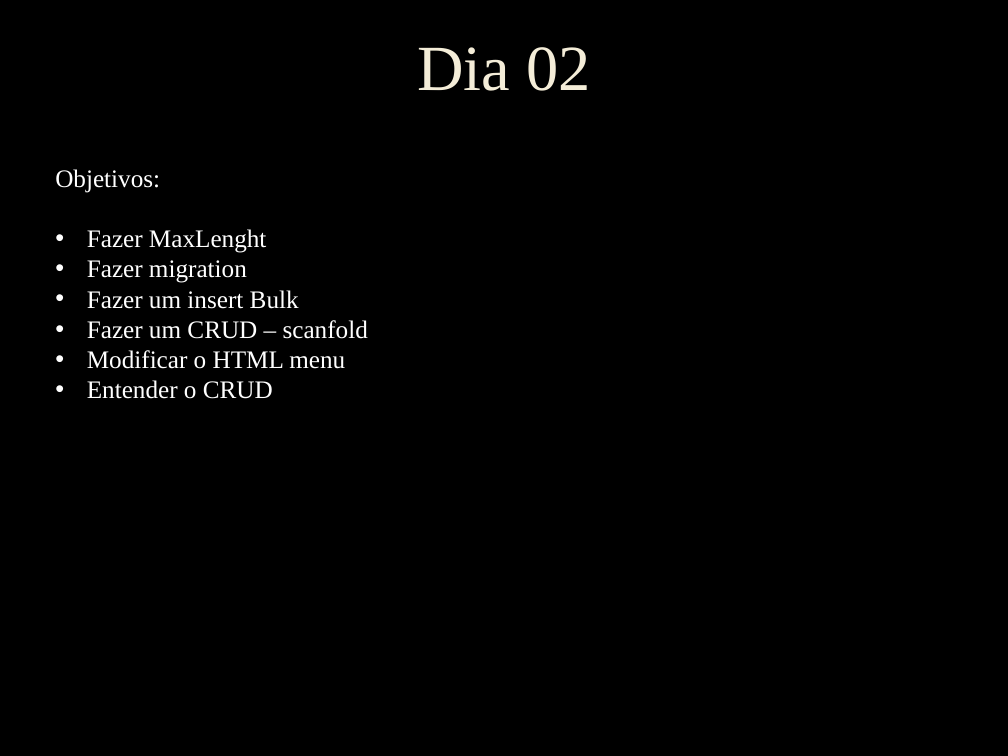
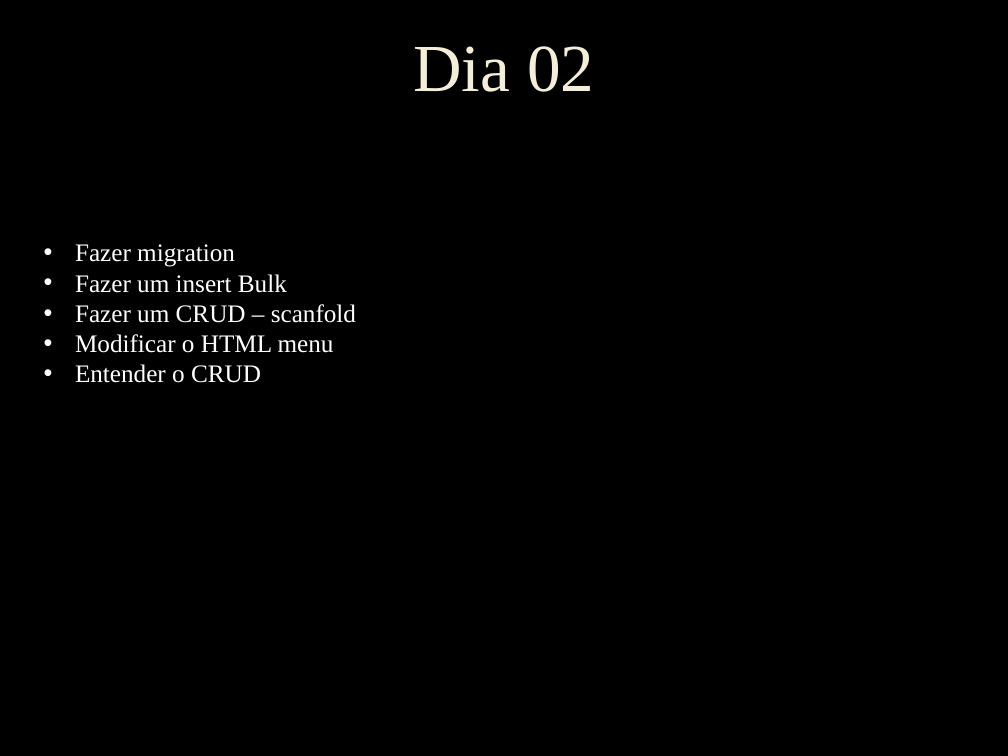
Before and after one commit to dorathoto/Gauss.MVC.Projeto01, a slide deck: slide 21 of Gauss.MVC.Projeto01/MVC.pptx (slide 20 before the commit). Drawn at 1008x756 pixels with LibreOffice and Linux fonts; fonts in the diff are those of the drawing; background and template pictures are left out. Boxes give left, top, right and bottom in pixels: in the first picture for what was removed or moved away, otherwise in the second. Text is boxed around its words. In the diff, an @@ line names an element or a change of style, - is before the commit and + after.

```diff
--- a/Gauss.MVC.Projeto01/MVC.pptx
+++ b/Gauss.MVC.Projeto01/MVC.pptx
@@ title "Dia 02" at (413,46,594,92): size 46 to 48 pt @@
@@ text at (55,169,266,253): paragraphs removed @@
-Objetivos:
-• Fazer MaxLenght
@@ text "Fazer migration": place and size @@
-text "Fazer migration" at (55,169,368,399)
+text "Fazer migration" at (75,244,356,383)
```
Also in this commit, not shown: 1 slide added, 2 other files.
